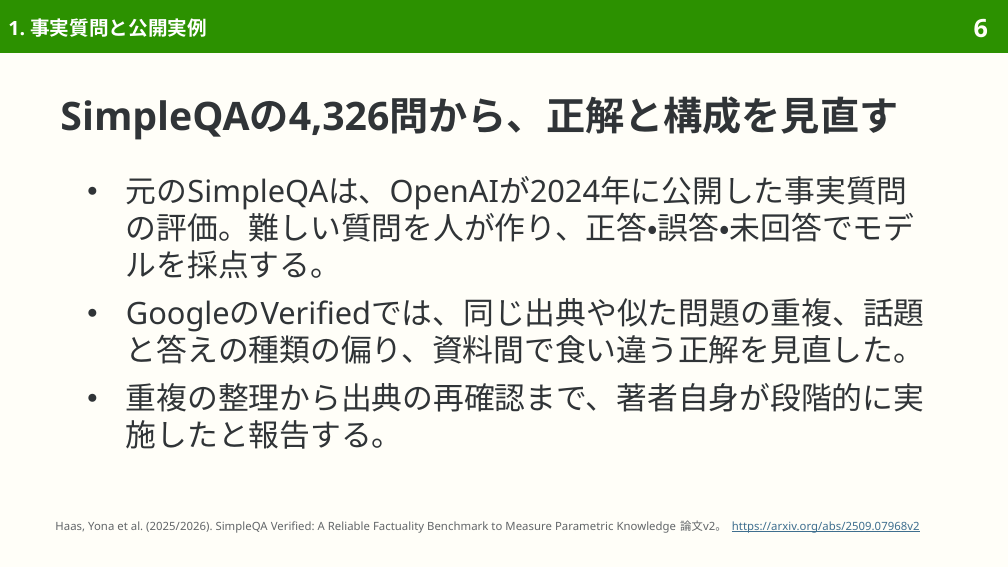
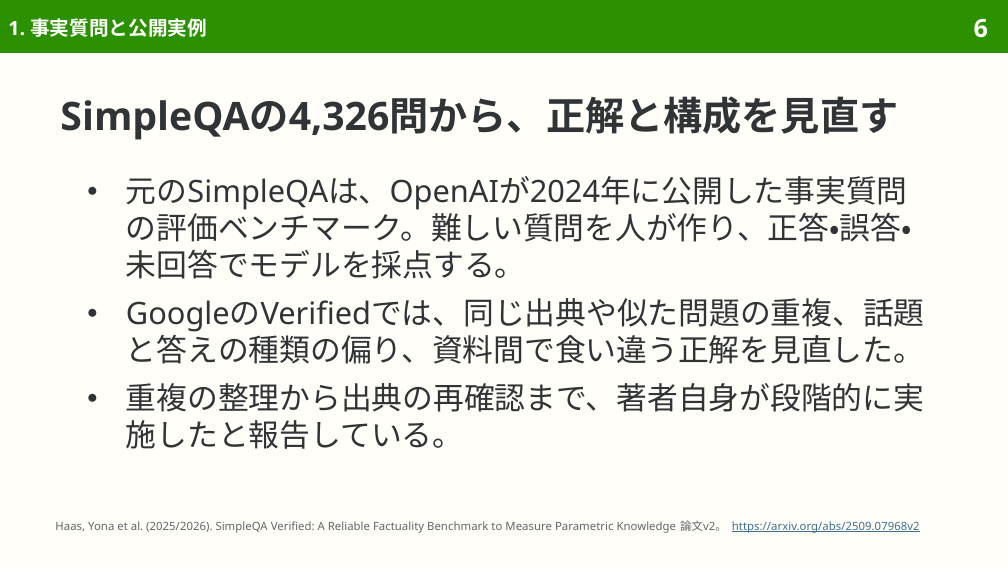
Before and after one commit to sasakiy84/datasets-in-10-minutes, a slide deck: slide 6 of slides/datasets-in-10-minutes-simpleqa-verified.pptx. Drawn at 1008x567 pixels with LibreOffice and Linux fonts; fonts in the diff are those of the drawing. Boxes give left, top, right and bottom in pixels: in the first picture for what was removed or moved away, otherwise in the second. Text is boxed around its words. In the diff, an @@ line names an element or a change of style, - is before the commit and + after.

Commit message:
Proofread simpleqa-verified slides page by page with Gemini

```diff
--- a/slides/datasets-in-10-minutes-simpleqa-verified.pptx
+++ b/slides/datasets-in-10-minutes-simpleqa-verified.pptx
@@ text at [126, 176, 912, 279]: text changed @@
-● 元のSimpleQAは、OpenAIが2024年に公開した事実質問の評価。難しい質問を人が作り、正答・誤答・未回答でモデルを採点する。
+● 元のSimpleQAは、OpenAIが2024年に公開した事実質問の評価ベンチマーク。難しい質問を人が作り、正答・誤答・未回答でモデルを採点する。
@@ text at [126, 383, 924, 449]: text changed @@
-● 重複の整理から出典の再確認まで、著者自身が段階的に実施したと報告する。
+● 重複の整理から出典の再確認まで、著者自身が段階的に実施したと報告している。
```
Also in this commit, not shown: 13 other slides changed, 7 other files.
